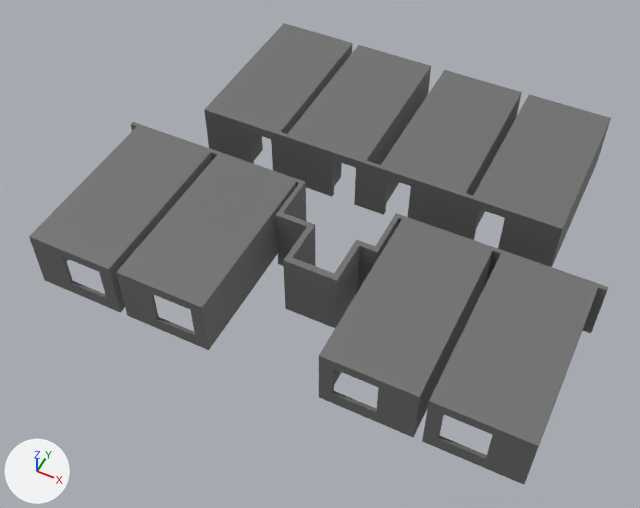
Renders of the glTF model rooms.glb from each side of a commit.
Before and after are seen from a 50 mm camera at (9.2, -19.1, 24.8) aimed at (-0.7, 0.9, -0.1). Lighting does not change. The marker at lower left points along +X, +Y and +Z. The picture after the commit comes second. Where no turn or scale is listed for an object, it has been applied to the vertices.
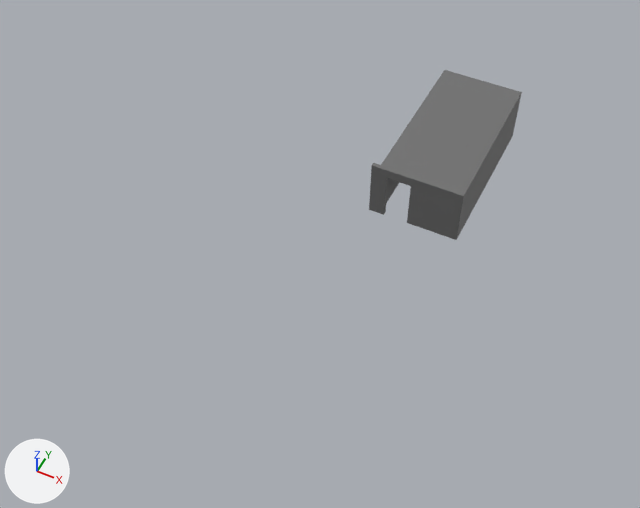
Where the change shows, as pixel boxes [x1, y1, x2, y2] in the pictures (640 x 508 px):
'Cube.021', deleted
    before: [422, 250, 608, 485]
'Cube.022', deleted
    before: [319, 216, 502, 437]
'Cube.024', deleted
    before: [116, 150, 298, 350]
'Cube.023', deleted
    before: [29, 122, 213, 313]
'Cube.016', deleted
    before: [457, 94, 611, 267]
'Cube.017', deleted
    before: [285, 45, 431, 209]
'Cube.020', deleted
    before: [204, 23, 352, 175]
'Cube.004', deleted
    before: [276, 179, 404, 328]

Edits to the bpy script that builds the scene:
```text
Remove ob_cube_004:
    ob_cube_004 = bpy.data.objects.new('Cube.004', me_cube_053)
    ob_cube_004.location = (0.0, 2.0, 0.0)
Remove ob_cube_016:
    ob_cube_016 = bpy.data.objects.new('Cube.016', me_cube_001)
    ob_cube_016.location = (3.74, 1.34, 0.0)
    ob_cube_016.rotation_euler = (0.0, 3.142, 0.0)  # degrees (0, 180, 0)
    ob_cube_016.scale = (-1.0, -1.0, -1.0)
Remove ob_cube_017:
    ob_cube_017 = bpy.data.objects.new('Cube.017', me_cube_002)
    ob_cube_017.location = (-0.1, 1.34, 0.0)
Remove ob_cube_020:
    ob_cube_020 = bpy.data.objects.new('Cube.020', me_cube_003)
    ob_cube_020.location = (-3.74, 1.34, 0.0)
Remove ob_cube_021:
    ob_cube_021 = bpy.data.objects.new('Cube.021', me_cube_004)
    ob_cube_021.location = (9.28, 4.17, 0.0)
    ob_cube_021.rotation_euler = (-3.142, 0.0, 0.0)  # degrees (-180, 0, 0)
    ob_cube_021.scale = (-1.0, -1.0, -1.0)
Remove ob_cube_022:
    ob_cube_022 = bpy.data.objects.new('Cube.022', me_cube_005)
    ob_cube_022.location = (5.64, 4.17, 0.0)
    ob_cube_022.rotation_euler = (-3.142, 0.0, 0.0)  # degrees (-180, 0, 0)
    ob_cube_022.scale = (-1.0, -1.0, -1.0)
Remove ob_cube_023:
    ob_cube_023 = bpy.data.objects.new('Cube.023', me_cube_006)
    ob_cube_023.location = (-9.28, 4.17, 0.0)
Remove ob_cube_024:
    ob_cube_024 = bpy.data.objects.new('Cube.024', me_cube_007)
    ob_cube_024.location = (-5.64, 4.17, 0.0)
```
